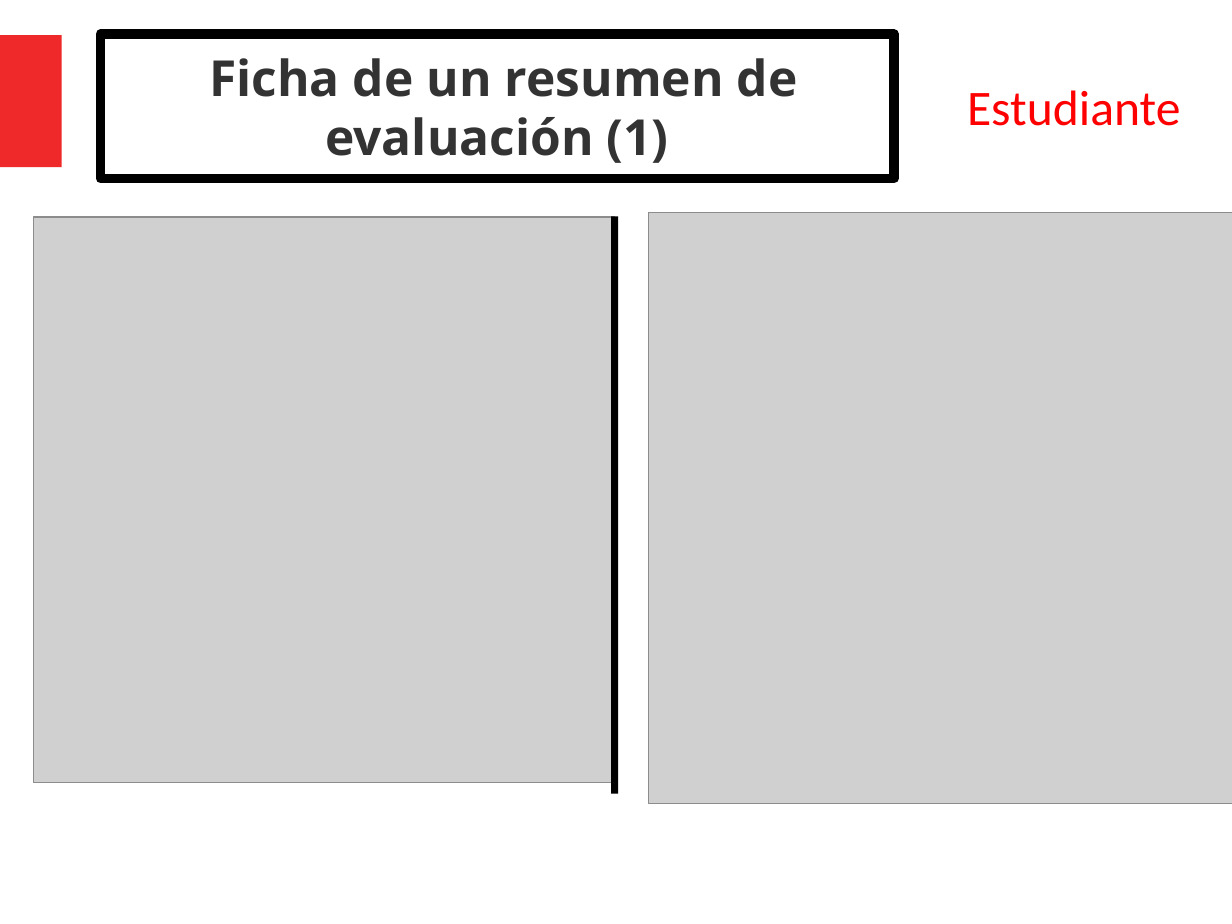
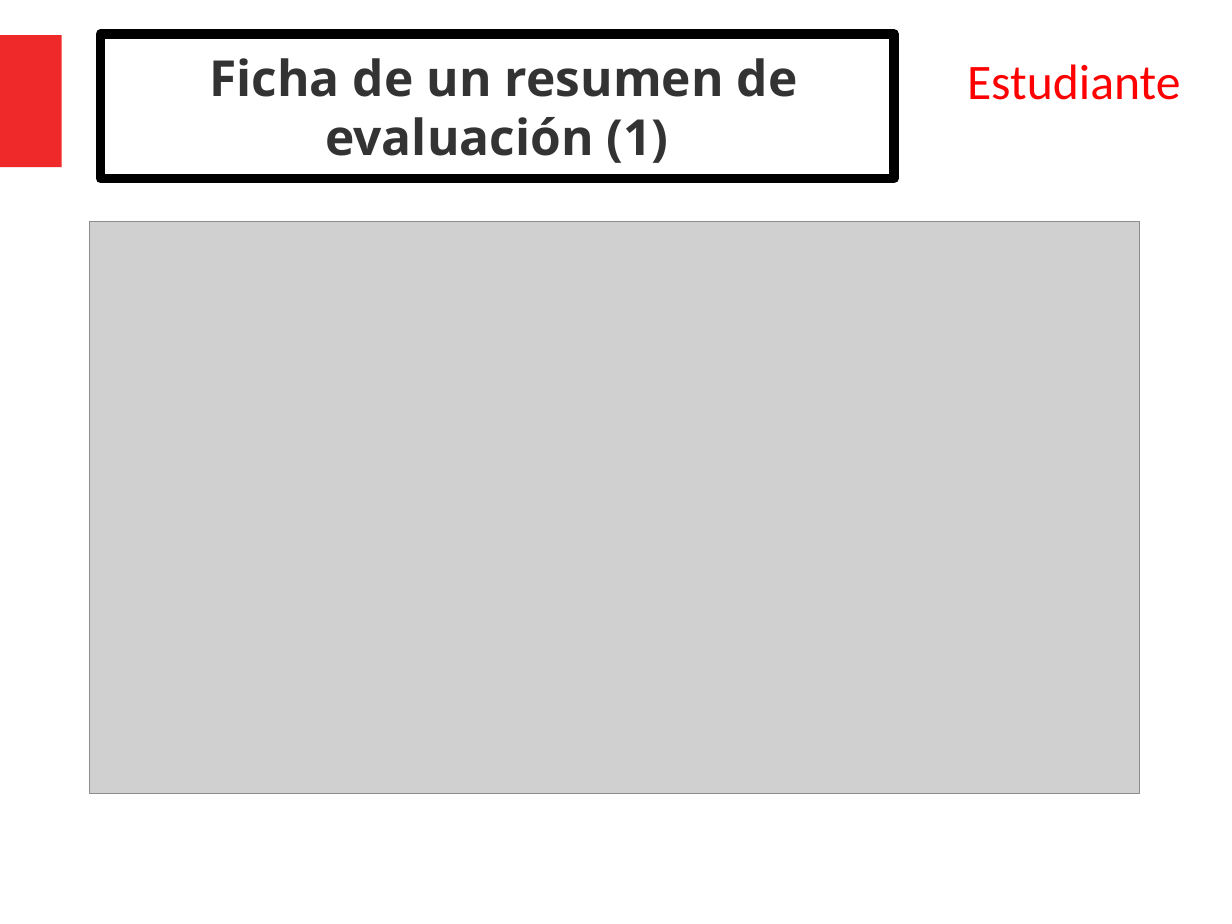
Before and after one commit to DCC-CC4401/2019-1-Grupo-13, a slide deck: slide 10 of presentaciones/presentacion-tarea2/presentacion.pptx (slide 11 before the commit). Drawn at 1232x924 pixels with LibreOffice and Linux fonts; fonts in the diff are those of the drawing; grey boxes stand for pictures. Boxes give left, top, right and bottom in pixels: in the first picture for what was removed or moved away, otherwise in the second. Text is boxed around its words. In the diff, an @@ line names an element or a change of style, - is before the commit and + after.

Commit message:
screenshots y presentacion tarea2

```diff
--- a/presentaciones/presentacion-tarea2/presentacion.pptx
+++ b/presentaciones/presentacion-tarea2/presentacion.pptx
@@ text "Estudiante": place and size @@
-text "Estudiante" at [967, 90, 1181, 126]
+text "Estudiante" at [967, 64, 1181, 100]
@@ picture removed at [34, 217, 615, 783] @@
@@ picture added at [89, 221, 1140, 794] @@
@@ line removed from (615, 217) to (615, 794) @@
@@ picture removed at [648, 212, 1232, 804] @@
```
Also in this commit, not shown: 9 other slides changed, 1 slide removed, 24 other files.
